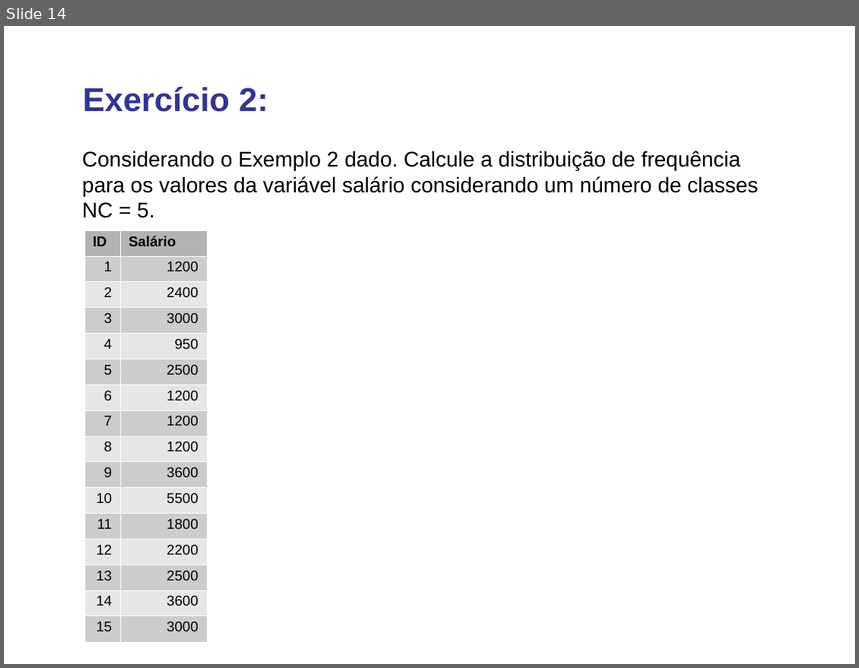
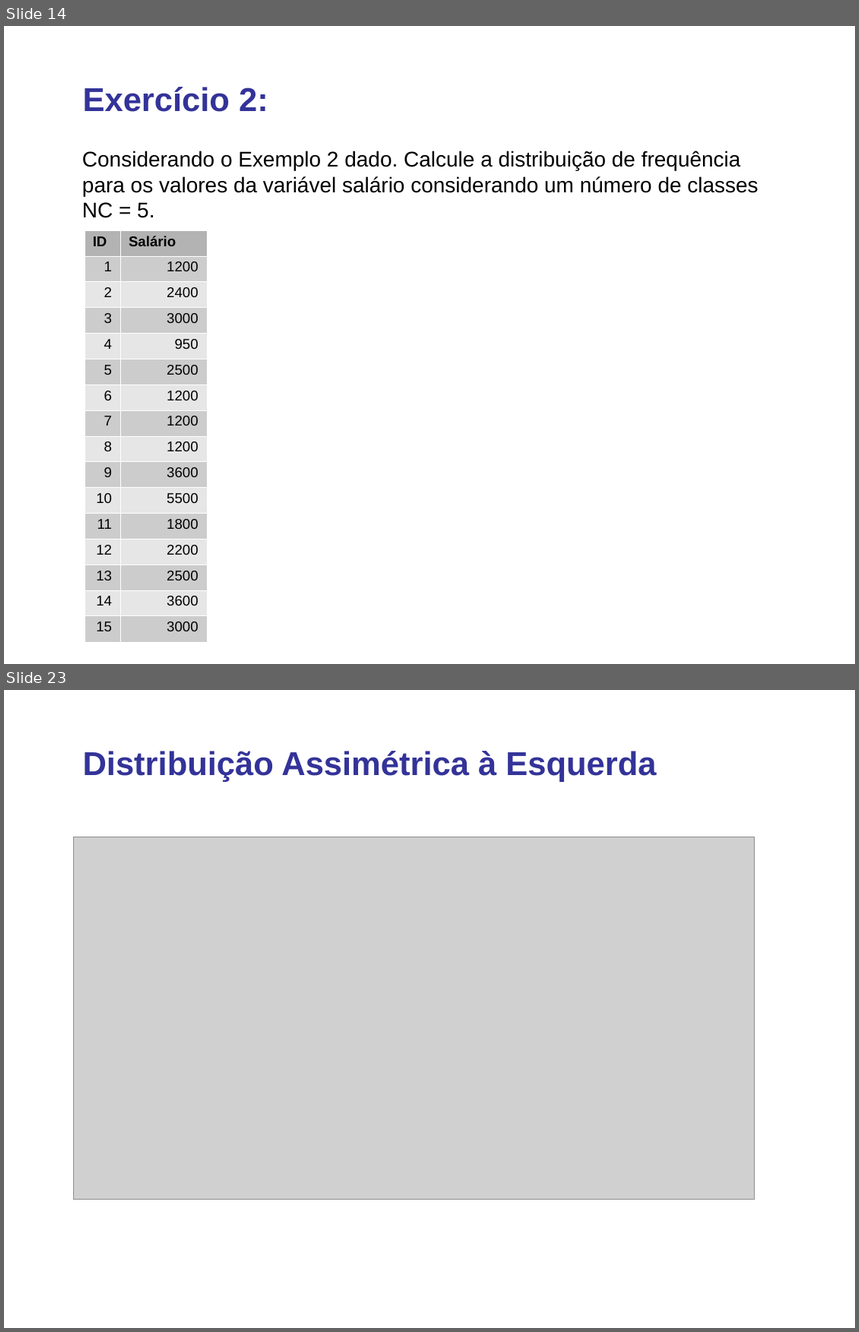
Before and after one commit to lansaviniec/estatistica, a slide deck: 2 resumos_e graficos_de_dados.ppt. Shown one above the other, each under a label of ours: slide 14 before the commit, slides 14 and 23 after it; the slides between them are not shown. The pictures are 859x668 and 859x1332 pixels, drawn with LibreOffice and Linux fonts; fonts in the diff are those of the drawing; grey boxes stand for pictures. Boxes give left, top, right and bottom in pixels: in the first picture for what was removed or moved away, otherwise in the second. Text is boxed around its words. In the diff, an @@ line names an element or a change of style, - is before the commit and + after.

```diff
--- a/2 resumos_e graficos_de_dados.ppt
+++ b/2 resumos_e graficos_de_dados.ppt
@@ slide 23 added at (x1=4, y1=690, x2=855, y2=1328), background #FFFFFF @@
@@ text added at (x1=83, y1=751, x2=656, y2=782), 28 pt, text #333399, bold @@
+Distribuição Assimétrica à Esquerda
@@ picture added at (x1=74, y1=837, x2=755, y2=1200) @@
```
Also in this commit, not shown: 9 other slides added.
